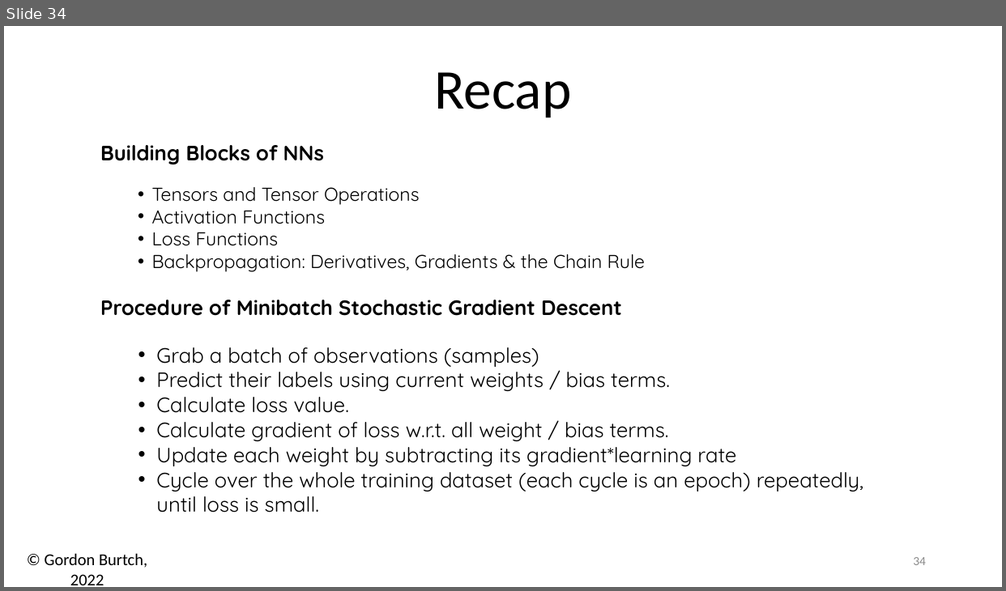
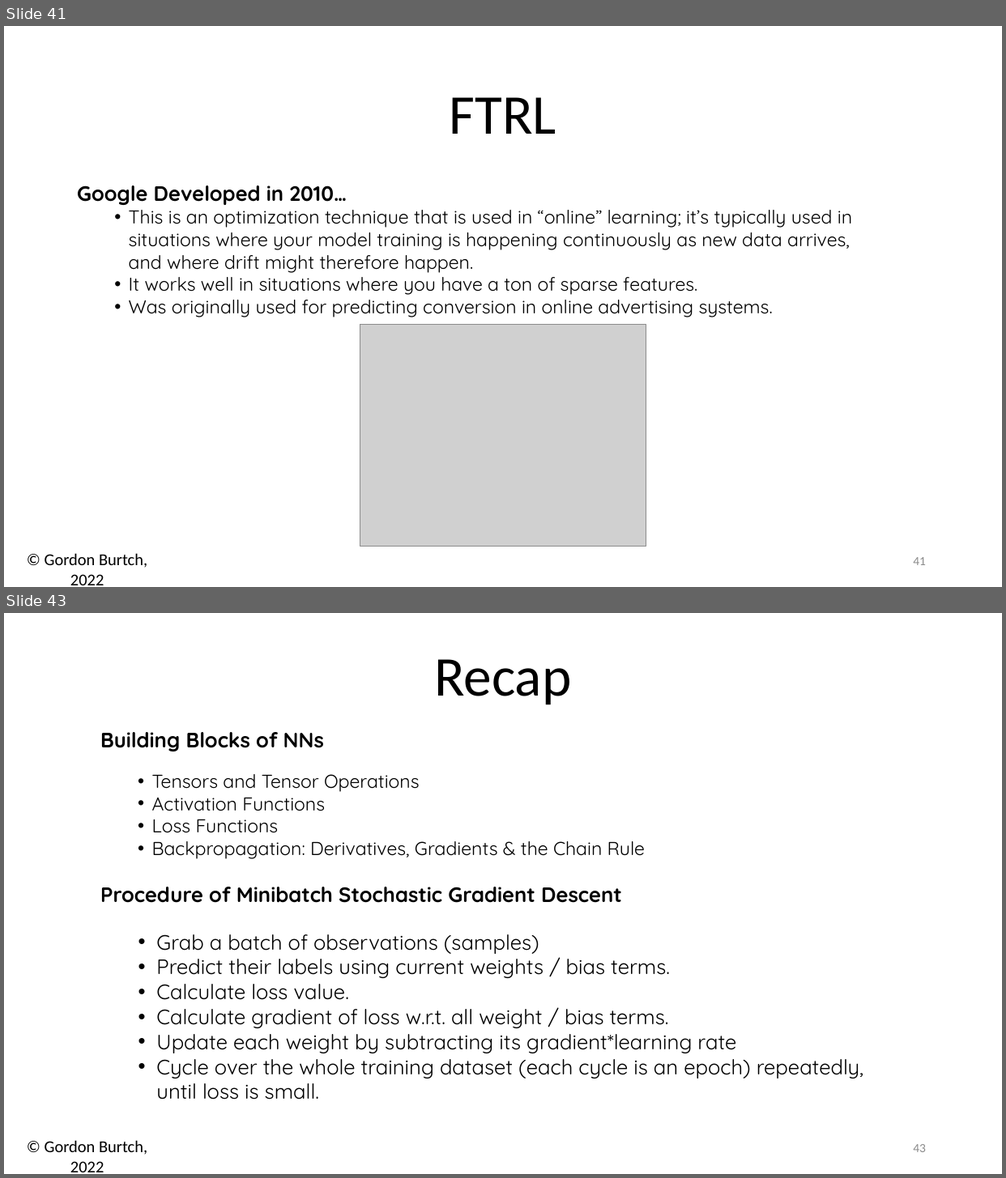
Before and after one commit to zizgao/BA865-2022, a slide deck: Week 2/02 - Math & Keras.pptx. Shown one above the other, each under a label of ours: slide 34 before the commit, slides 41 and 43 after it; the slides between them are not shown. The pictures are 1006x591 and 1006x1178 pixels, drawn with LibreOffice and Linux fonts; fonts in the diff are those of the drawing; grey boxes stand for pictures. Boxes give left, top, right and bottom in pixels: in the first picture for what was removed or moved away, otherwise in the second. Text is boxed around its words. In the diff, an @@ line names an element or a change of style, - is before the commit and + after.

Commit message:
slide updates, model config.

```diff
--- a/Week 2/02 - Math & Keras.pptx
+++ b/Week 2/02 - Math & Keras.pptx
@@ slide 41 added at (4, 26, 1002, 587), background #FFFFFF; not listed: 1 template element that a slide beside it also shows @@
@@ text added at (450, 97, 556, 134), 54 pt, text #000000 @@
+FTRL
@@ text added at (77, 186, 852, 318), 18 pt, text #000000 @@
+Google Developed in 2010…
+  • This is an optimization technique that is used in “online” learning; it’s typically used in situations where your model training is happening continuously as new data arrives, and where drift might therefore happen.
+  • It works well in situations where you have a ton of sparse features.
+  • Was originally used for predicting conversion in online advertising systems.
@@ picture added at (360, 325, 646, 546) @@
@@ page number added at (913, 557, 926, 565), 12 pt, text #8C8C8C @@
+41
@@ what was slide 34 is now slide 43 @@
@@ page number at (913, 1144, 926, 1152): text changed @@
-34
+43
```
Also in this commit, not shown: 2 slides changed, 8 other slides added, 5 other files.
